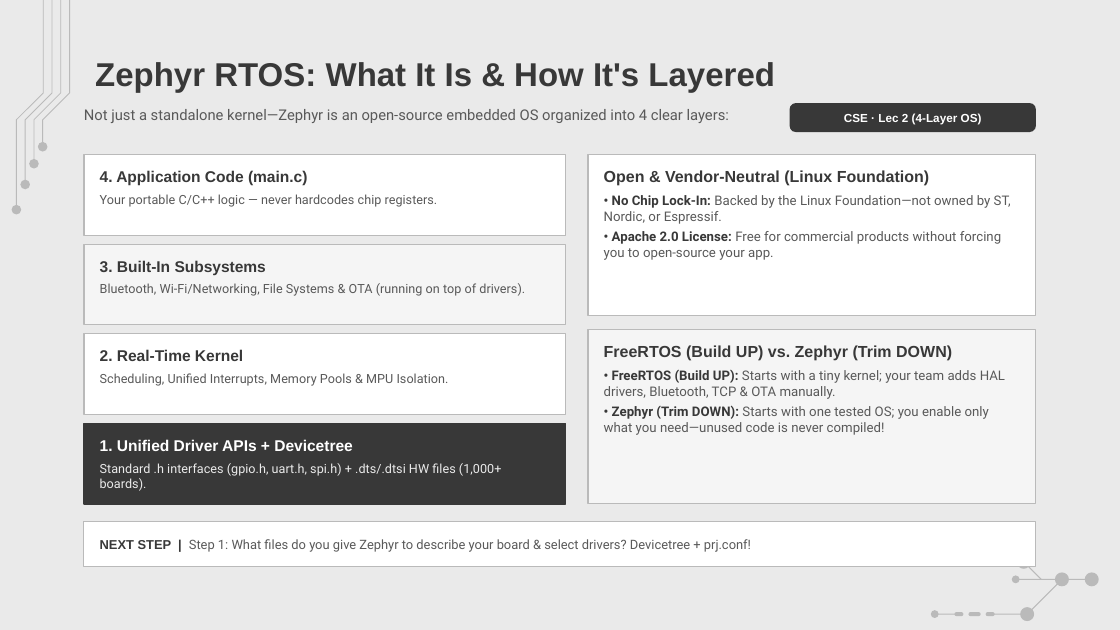
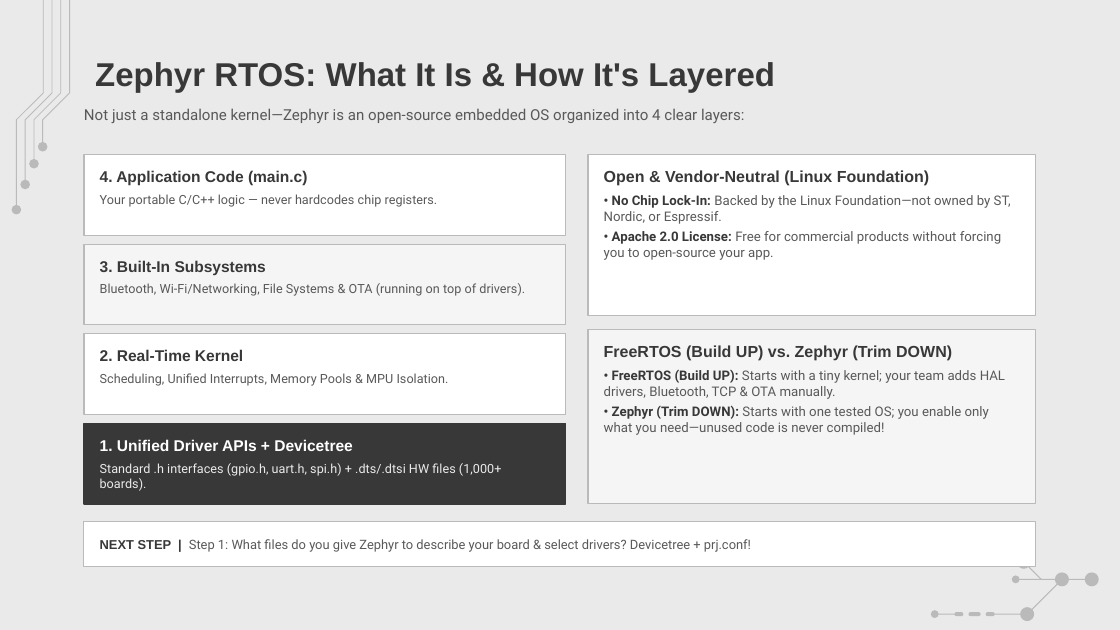
Before and after one commit to amrsaeedcse/zephyr-vs-freertos-presentation, a slide deck: slide 14 of Zephyr_RTOS_vs_FreeRTOS.pptx. Drawn at 1120x630 pixels with LibreOffice and Linux fonts; fonts in the diff are those of the drawing; background and template pictures are left out. Boxes give left, top, right and bottom in pixels: in the first picture for what was removed or moved away, otherwise in the second. Text is boxed around its words. In the diff, an @@ line names an element or a change of style, - is before the commit and + after.

```diff
--- a/Zephyr_RTOS_vs_FreeRTOS.pptx
+++ b/Zephyr_RTOS_vs_FreeRTOS.pptx
@@ text "Not just a standalone kernel—Zephyr ..." at (84,108,744,123): size 9.5 to 9.7 pt @@
@@ rounded rectangle removed at (790,103,1036,132) @@
-CSE · Lec 2 (4-Layer OS)
```
Also in this commit, not shown: 11 other slides changed, 2 other files.
